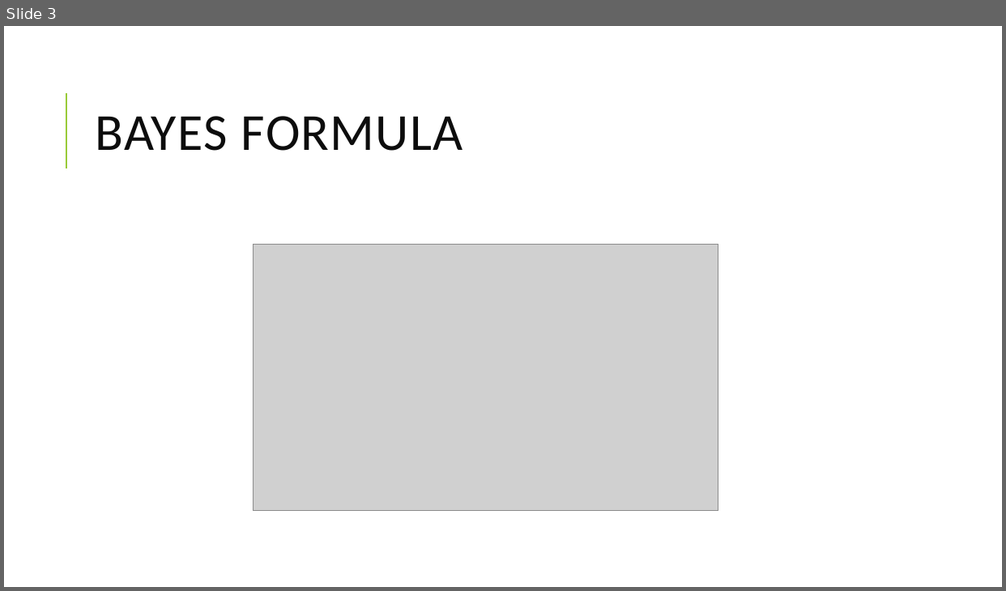
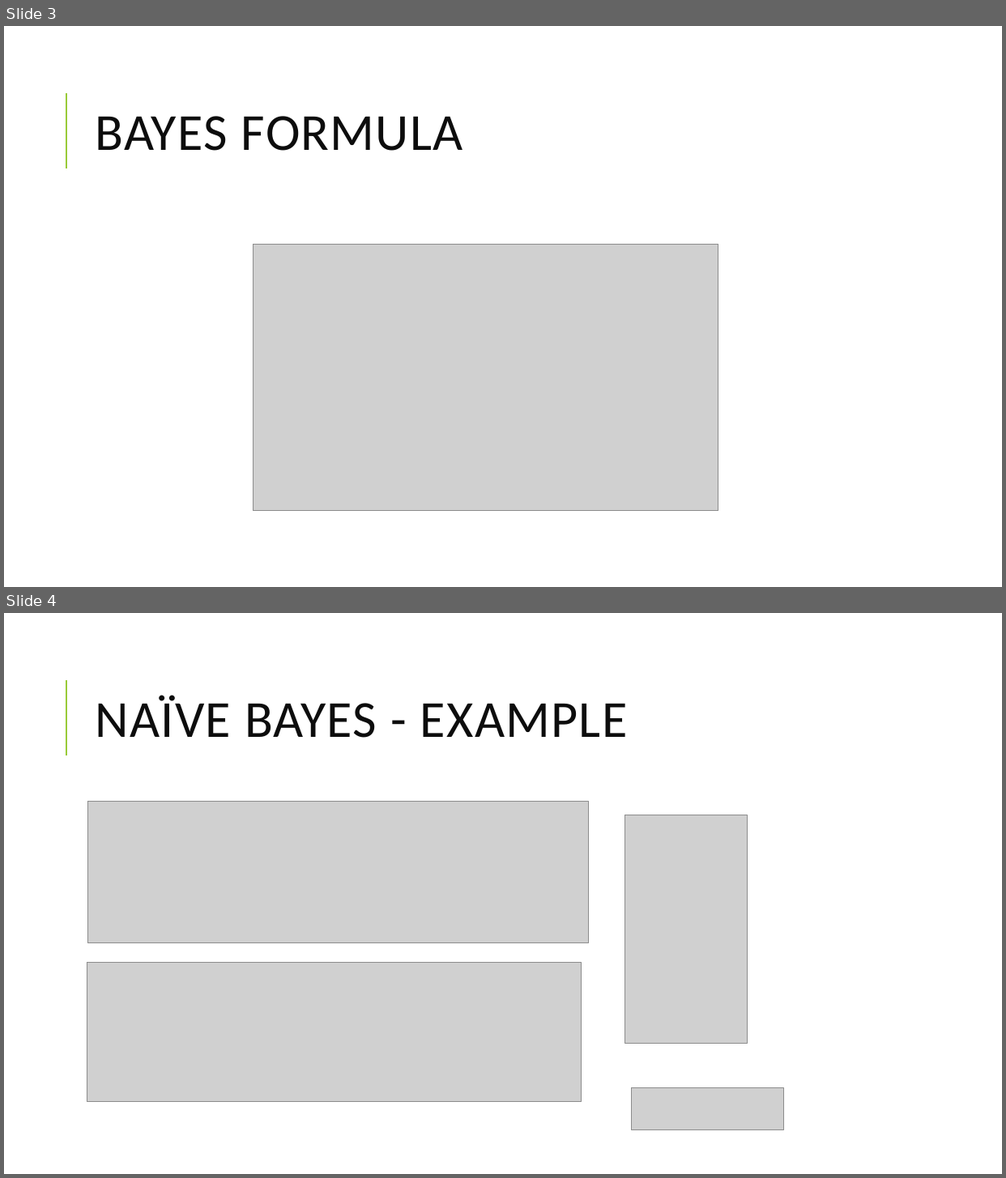
Before and after one commit to michael-far/applied-data-science, a slide deck: Applied Data Science - Naive Bayes.pptx. Shown one above the other, each under a label of ours: slide 3 before the commit, slides 3 and 4 after it. The pictures are 1006x591 and 1006x1178 pixels, drawn with LibreOffice and Linux fonts; fonts in the diff are those of the drawing; grey boxes stand for pictures. Boxes give left, top, right and bottom in pixels: in the first picture for what was removed or moved away, otherwise in the second. Text is boxed around its words. In the diff, an @@ line names an element or a change of style, - is before the commit and + after.

```diff
--- a/Applied Data Science - Naive Bayes.pptx
+++ b/Applied Data Science - Naive Bayes.pptx
@@ slide 4 added at [4,613,1002,1174], background #FFFFFF; not listed: 1 template element that a slide beside it also shows @@
@@ title added at [96,695,628,738], 50 pt, text #0D0D0D @@
+NAÏVE BAYES - EXAMPLE
@@ picture added at [88,802,589,944] @@
@@ picture added at [625,815,747,1043] @@
@@ picture added at [87,963,581,1102] @@
@@ picture added at [632,1088,783,1131] @@
```
Also in this commit, not shown: 2 slides changed, 4 other slides added.
